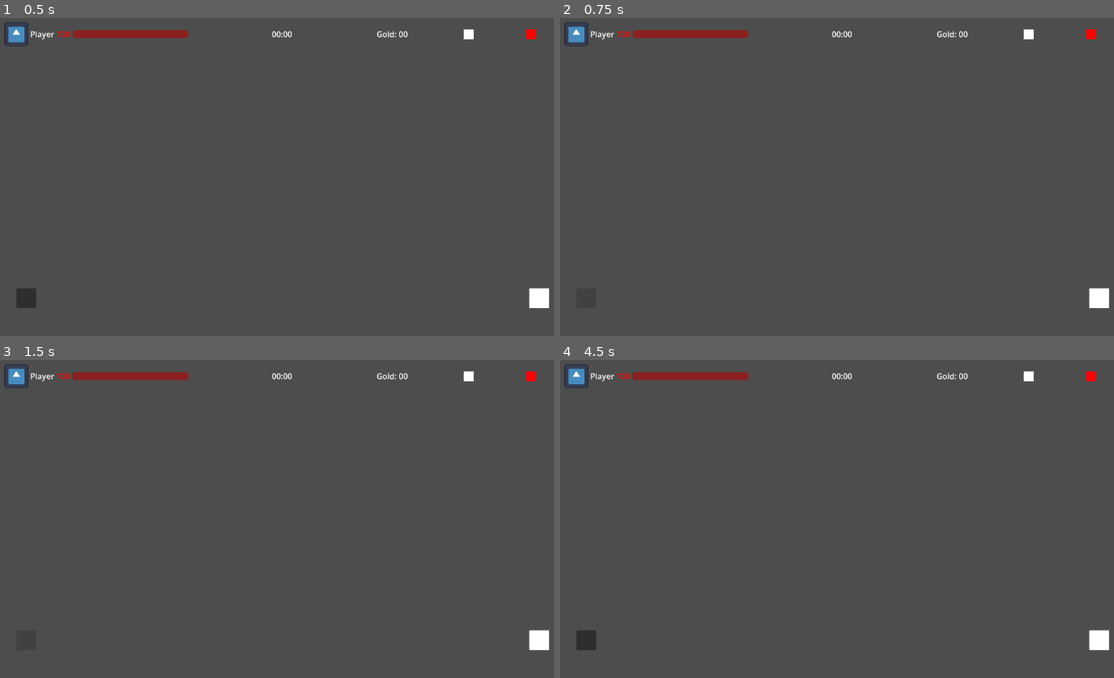
Above: before the commit, frames 1-4 (two rows, left to right).
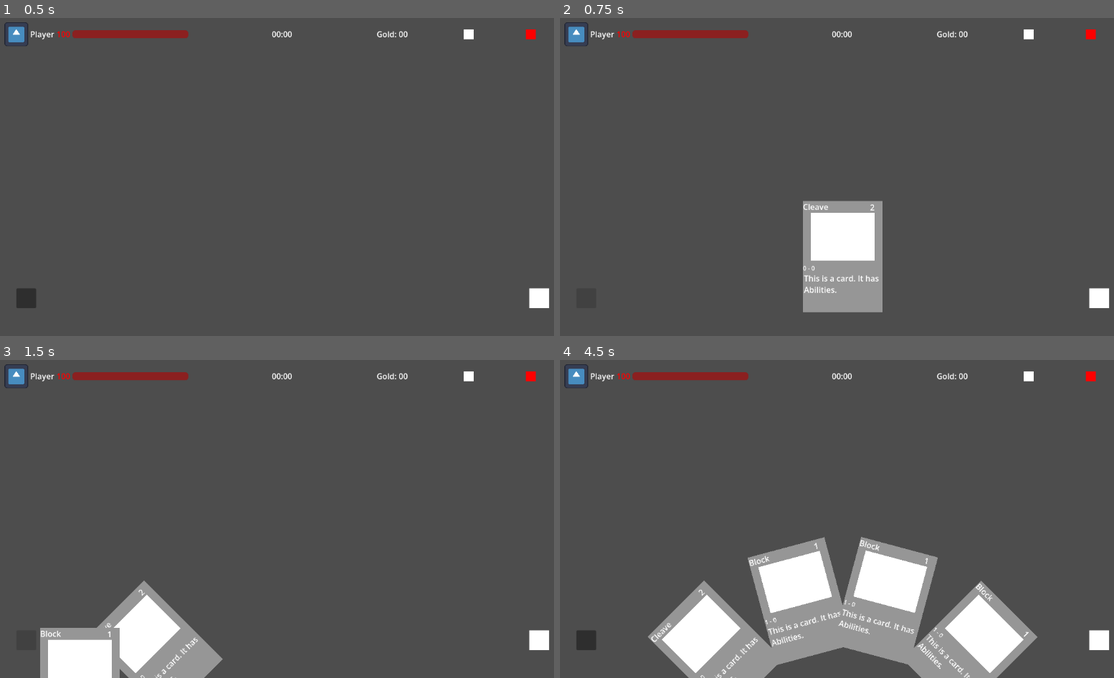
Above: after the commit, the same moments.

Repository: Arilec/Card_Game_Project
Game: Godot game, scene res://Scenes/PlayerUI.tscn
Two runs of this game, one before a commit and one after it. Both use one fixed random seed, a clock stepped at 60 frames per second and the inputs below. This scene is started directly instead of the project's main scene. The engine's default icon, where the game draws it, is replaced by a stand-in: a white triangle on a blue panel in a dark square.
Inputs (mouse positions are in pixels of both pictures, inside the frame that each line leads up to):
- Up to frame 1 (0.5 s): no input
- Up to frame 2 (0.75 s): click (587, 297) at 0.5 s
- Up to frame 3 (1.5 s): click (27, 639) at 1.25 s
- Up to frame 4 (4.5 s): click (587, 639) at 2 s; move the mouse to (969, 499) at 2.77 s; click (969, 499) at 2.92 s; tap Enter at 3.5 s; move the mouse to (726, 531) at 3.52 s; click (726, 531) at 3.67 s; move the mouse to (897, 445) at 4.27 s; click (897, 445) at 4.42 s

Frame 1 is identical in both runs. In frame 2, 5.0% of the frame differs, in the area x 43-59%, y 57-93%; in frame 3, 6.1%; in frame 4, 18%, in the area x 15-87%, y 55-100%.
Error before the commit: Trying to assign value of type 'Button' to a variable of type 'ColorRect'. (res://Scripts/player_controller.gd:16)

Commit message:
fan layout, card spread too wide

Diff:
--- a/card-game-project/Scenes/CardView.tscn
+++ b/card-game-project/Scenes/CardView.tscn
@@ -5,52 +5,85 @@
 [sub_resource type="LabelSettings" id="LabelSettings_0gdap"]
 font_size = 12
 
-[node name="CardView" type="Control" unique_id=1549294561]
-layout_mode = 3
-anchors_preset = 0
+[node name="CardView" type="ColorRect" unique_id=1628900385]
+show_behind_parent = true
+anchors_preset = -1
+anchor_right = 0.13900001
+anchor_bottom = 0.34600002
+offset_right = -0.12802124
+offset_bottom = -0.20800781
+grow_horizontal = 2
+grow_vertical = 2
+pivot_offset = Vector2(80, 112)
+color = Color(0.58707833, 0.58707833, 0.58707833, 1)
 script = ExtResource("1_0gdap")
+metadata/_edit_use_anchors_ = true
 
-[node name="ColorRect" type="ColorRect" parent="." unique_id=354624149]
-layout_mode = 0
-offset_right = 160.0
-offset_bottom = 224.0
-color = Color(0.47788018, 0.47788012, 0.47788012, 1)
+[node name="Name" type="Label" parent="." unique_id=545335638]
+layout_mode = 1
+anchors_preset = -1
+anchor_right = 1.0
+anchor_bottom = 1.0
+offset_bottom = -201.0
+grow_horizontal = 2
+grow_vertical = 2
+text = "Card_name"
+metadata/_edit_use_anchors_ = true
 
-[node name="Name" type="Label" parent="ColorRect" unique_id=545335638]
-layout_mode = 0
-offset_right = 129.0
-offset_bottom = 37.0
-text = "Card_name"
-
-[node name="Cost" type="Label" parent="ColorRect" unique_id=164090583]
-layout_mode = 0
+[node name="Cost" type="Label" parent="." unique_id=164090583]
+layout_mode = 1
+anchors_preset = -1
+anchor_right = 1.0
+anchor_bottom = 1.0
 offset_left = 128.0
 offset_top = 1.0
-offset_right = 168.0
-offset_bottom = 33.0
+offset_right = -8.0
+offset_bottom = -200.0
+grow_horizontal = 2
+grow_vertical = 2
 text = "X"
 horizontal_alignment = 1
+metadata/_edit_use_anchors_ = true
 
-[node name="Typeline" type="Label" parent="ColorRect" unique_id=1199938864]
-layout_mode = 0
+[node name="Typeline" type="Label" parent="." unique_id=1199938864]
+layout_mode = 1
+anchors_preset = -1
+anchor_right = 1.0
+anchor_bottom = 1.0
 offset_top = 127.0
-offset_right = 155.0
-offset_bottom = 150.0
+offset_bottom = -80.0
+grow_horizontal = 2
+grow_vertical = 2
 text = "card_type(s)"
 label_settings = SubResource("LabelSettings_0gdap")
+metadata/_edit_use_anchors_ = true
 
-[node name="Description" type="RichTextLabel" parent="ColorRect" unique_id=761143584]
-layout_mode = 0
+[node name="Description" type="RichTextLabel" parent="." unique_id=761143584]
+layout_mode = 1
+anchors_preset = -1
+anchor_right = 1.0
+anchor_bottom = 1.0
 offset_left = 2.0
 offset_top = 144.0
-offset_right = 152.0
-offset_bottom = 202.0
+offset_right = 3.0
+offset_bottom = -8.0
+grow_horizontal = 2
+grow_vertical = 2
 text = "This is a card. It has Abilities. "
 fit_content = true
+metadata/_edit_use_anchors_ = true
 
-[node name="Graphics" type="ColorRect" parent="ColorRect" unique_id=1752701561]
-layout_mode = 0
-offset_left = 6.0
-offset_top = 22.0
-offset_right = 155.0
-offset_bottom = 126.0
+[node name="Graphics" type="ColorRect" parent="." unique_id=1752701561]
+layout_mode = 1
+anchors_preset = -1
+anchor_top = 0.004
+anchor_right = 1.0
+anchor_bottom = 1.0089285
+offset_left = 16.0
+offset_top = 23.104
+offset_right = -112.0
+offset_bottom = -178.0
+grow_horizontal = 2
+grow_vertical = 2
+scale = Vector2(4, 4)
+metadata/_edit_use_anchors_ = true
--- a/card-game-project/Scenes/PlayerUI.tscn
+++ b/card-game-project/Scenes/PlayerUI.tscn
@@ -2,6 +2,11 @@
 
 [ext_resource type="PackedScene" uid="uid://b4edc27ys72cf" path="res://Scenes/PlayerHP.tscn" id="1_8tgur"]
 [ext_resource type="Script" uid="uid://djg7c0yyvn8gl" path="res://Scripts/player_controller.gd" id="1_hfrq2"]
+[ext_resource type="Script" uid="uid://crq4p00c84lrf" path="res://Scripts/hand.gd" id="3_jrycd"]
+
+[sub_resource type="Curve" id="Curve_jrycd"]
+_data = [Vector2(0.007462688, 0.9917617), 0.0, -5.703633, 0, 0, Vector2(0.51990044, 0), 0.0, 0.0, 0, 0, Vector2(1, 1), 5.7, 0.0, 0, 0]
+point_count = 3
 
 [node name="PlayerUI" type="Control" unique_id=2048849376]
 layout_mode = 3
@@ -51,7 +56,7 @@
 size_flags_horizontal = 3
 text = "Gold: 00"
 
-[node name="Deck" type="ColorRect" parent="HBoxContainer/PlayerMisc" unique_id=892236464]
+[node name="DeckView" type="ColorRect" parent="HBoxContainer/PlayerMisc" unique_id=892236464]
 custom_minimum_size = Vector2(20, 20)
 layout_mode = 2
 size_flags_horizontal = 6
@@ -64,12 +69,20 @@
 size_flags_vertical = 4
 color = Color(1, 0, 0, 1)
 
-[node name="HandForward" type="HBoxContainer" parent="." unique_id=425833680]
-layout_mode = 0
-offset_left = 552.0
-offset_top = 552.0
-offset_right = 600.0
-offset_bottom = 600.0
+[node name="Hand" type="Control" parent="." unique_id=712790500]
+layout_mode = 1
+anchors_preset = 15
+anchor_right = 1.0
+anchor_bottom = 1.0
+offset_left = 320.0
+offset_top = 488.0
+offset_right = -320.0
+offset_bottom = -160.0
+grow_horizontal = 2
+grow_vertical = 2
+pivot_offset = Vector2(256, 0)
+script = ExtResource("3_jrycd")
+fan_curve = SubResource("Curve_jrycd")
 
 [node name="HandSide" type="Control" parent="." unique_id=133494349]
 anchors_preset = 0
@@ -80,14 +93,15 @@
 
 [node name="Deck" type="Button" parent="." unique_id=498243578]
 layout_mode = 1
-anchors_preset = 2
-anchor_top = 1.0
+anchors_preset = 15
+anchor_right = 1.0
 anchor_bottom = 1.0
 offset_left = 40.0
-offset_top = -96.0
-offset_right = 80.0
+offset_top = 552.0
+offset_right = -1072.0
 offset_bottom = -56.0
-grow_vertical = 0
+grow_horizontal = 2
+grow_vertical = 2
 action_mode = 0
 
 [node name="Discard" type="ColorRect" parent="." unique_id=348463934]
@@ -103,3 +117,5 @@
 offset_bottom = -56.0
 grow_horizontal = 0
 grow_vertical = 0
+
+[connection signal="pressed" from="Deck" to="." method="_on_deck_pressed"]
--- a/card-game-project/Scripts/card_view.gd
+++ b/card-game-project/Scripts/card_view.gd
@@ -1,9 +1,11 @@
 extends Control
 
-@onready var card_name: Label = $ColorRect/Name
-@onready var cost: Label = $ColorRect/Cost
-@onready var typeline: Label = $ColorRect/Typeline
-@onready var description: RichTextLabel = $ColorRect/Description
+@onready var card_name: Label = $Name
+@onready var cost: Label = $Cost
+@onready var typeline: Label = $Typeline
+@onready var description: RichTextLabel = $Description
+
+const SIZE := Vector2(160.0, 224.0)
 
 var card_data: Card
 
@@ -12,3 +14,4 @@
 	card_name.text = data.card_name
 	cost.text = str(data.ap_cost)
 	typeline.text = str(data.type,  " - ", data.subtype)
+	size = SIZE
--- /dev/null
+++ b/card-game-project/Scripts/deck.gd
@@ -0,0 +1,28 @@
+extends Node
+class_name Deck
+
+var _ninetynine: Array[Card] = []:
+	get:
+		return _ninetynine
+
+#Accepts either an Array or Card object and appends them to deck
+func add_cards(card) -> void:
+	if card is Card:
+		_ninetynine.append(card)
+
+	if card is Array:
+		for c in card:
+			if c is Card:
+				_ninetynine.append(c)
+
+func remove_card(card_index: int) -> Card:
+	var card: Card = _ninetynine[card_index]
+	_ninetynine.remove_at(card_index)
+	return card
+
+func get_size() -> int:
+	return _ninetynine.size()
+
+func print_debug() -> void:
+	for card in _ninetynine:
+		print(card.card_name)
--- /dev/null
+++ b/card-game-project/Scripts/hand.gd
@@ -0,0 +1,51 @@
+extends Control
+
+const CardView := preload("res://Scenes/CardView.tscn")
+
+
+var hand_content: Array[Card] = []
+var card_views: Array[Control] = []
+
+@export_category("Hand Spread Core")
+@export var fan_curve: Curve
+@export var hand_width: float = 512.0
+@export var fan_height: float = 100.0
+@export var angle: float = 90
+
+@export_category("Animation")
+@export var anim_speed: float = 0.1
+
+#handles whenever the player draws a card
+func draw_card(card_data: Card, deck_location: Vector2) -> void:
+	hand_content.append(card_data)
+	var view := CardView.instantiate()
+	add_child(view)
+	view.setup(card_data)
+	card_views.append(view)
+	view.position -= position - deck_location
+	organize_hand(card_views)
+
+#organizes the hand spread and animates the cards
+func organize_hand(cards: Array) -> void:
+	var tween = create_tween()
+	for i in cards.size():
+		var card: Control = cards[i]
+		var layout := position_card(card, i, cards.size())
+		tween.tween_property(card, "position", layout.position, anim_speed).set_trans(Tween.TRANS_SINE)
+		tween.tween_property(card, "rotation", layout.rotation, anim_speed).set_trans(Tween.TRANS_SINE)
+
+#returns a transform of the correct position of the cards
+func position_card(card: Control, index: int, total: int) -> Dictionary:
+	var a := 0.5
+	if total > 1:
+		a = float(index) / float(total - 1)
+
+	var x := a * hand_width
+	var y := fan_curve.sample(a) * fan_height
+
+	var angle_rad = deg_to_rad(lerp(-angle/2.0, angle/2.0, a))
+
+	return {
+		"position": Vector2(x, y) - card.size / 2.0,
+		"rotation": angle_rad,
+	}
--- a/card-game-project/Scripts/player_controller.gd
+++ b/card-game-project/Scripts/player_controller.gd
@@ -1,10 +1,9 @@
 extends Control
 class_name PlayerController
 
-const CardView := preload("res://Scenes/CardView.tscn")
-
-var hand: Array[Card]
-var deck: Array[Card]
+@onready var hand: Control = $Hand
+#top deck is max index
+var deck: Deck = WarriorDeck.new()
 var discard: Array[Card]
 
 var is_player_turn: bool = true
@@ -12,20 +11,15 @@
 @export var player_ref: Player
 @onready var player_ui: PlayerController = $"."
 
-@onready var hand_forward: Control = $HandForward
-@onready var deck_container: ColorRect = $Deck
+@onready var deck_container: Button = $Deck
 
 func add_to_hand(card_data: Card) -> void:
-	var view := CardView.instantiate()
-	hand_forward.add_child(view)
-	view.setup(card_data)
+	hand.draw_card(card_data, deck_container.position)
 
 #end turn
 func end_turn() -> void:
 	pass
 
-func add_card(card: Card) -> void:
-	pass
-
-func remove_card(card: Card) -> void:
-	pass
+func _on_deck_pressed() -> void:
+	if deck.get_size() > 0:
+		add_to_hand(deck.remove_card(deck.get_size()-1))
--- /dev/null
+++ b/card-game-project/Scripts/warrior_deck.gd
@@ -0,0 +1,13 @@
+extends Deck
+class_name WarriorDeck
+
+const Strike := preload("res://Resources/Strike.tres")
+const Block := preload("res://Resources/Block.tres")
+const Cleave := preload("res://Resources/Cleave.tres")
+
+func _init() -> void:
+	for n in 5:
+		add_cards(Strike)
+	for n in 4:
+		add_cards(Block)
+	add_cards([Cleave])
Not shown, added: card-game-project/Scripts/deck.gd.uid
Not shown, added: card-game-project/Scripts/hand.gd.uid
Not shown, added: card-game-project/Scripts/warrior_deck.gd.uid
